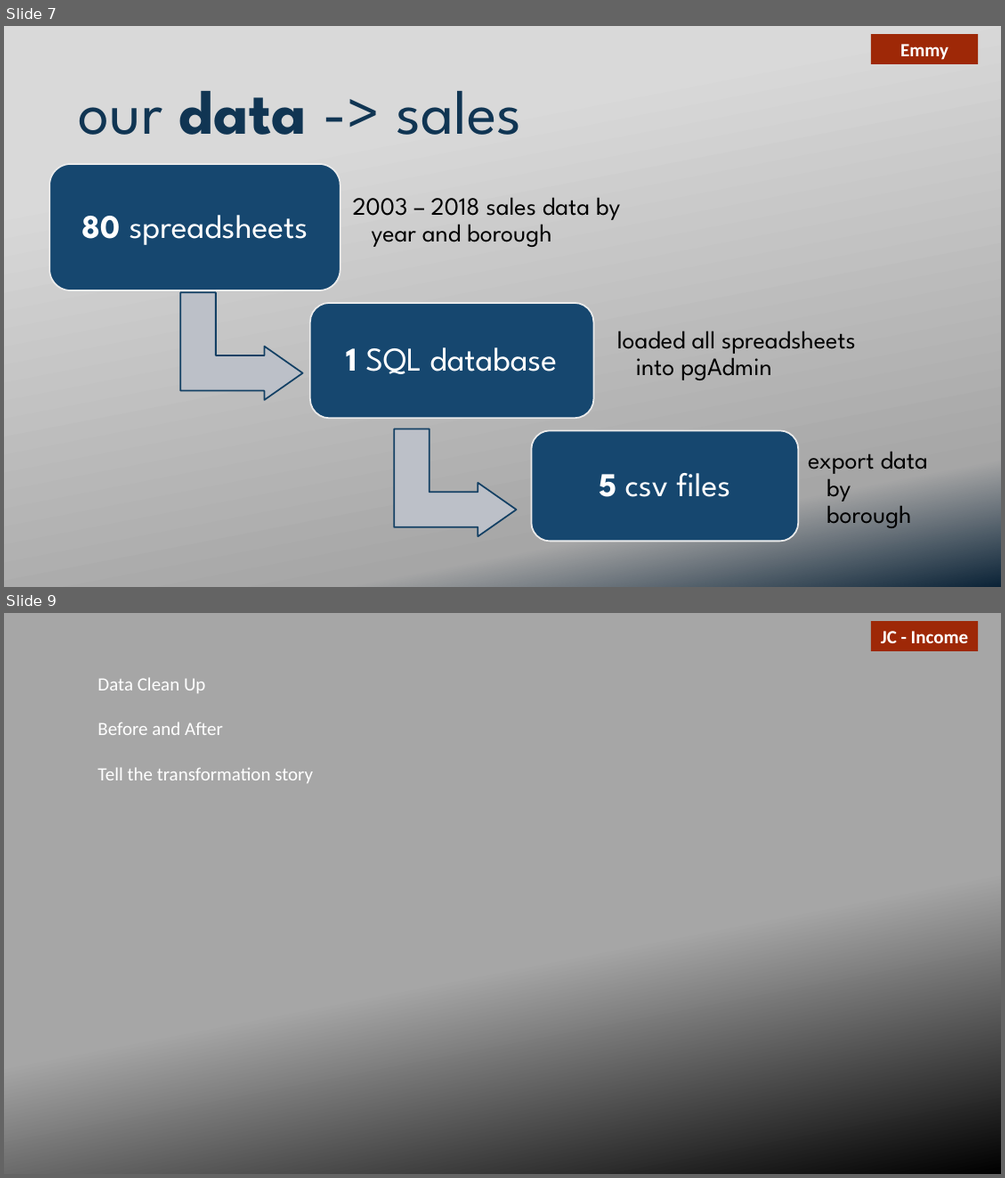
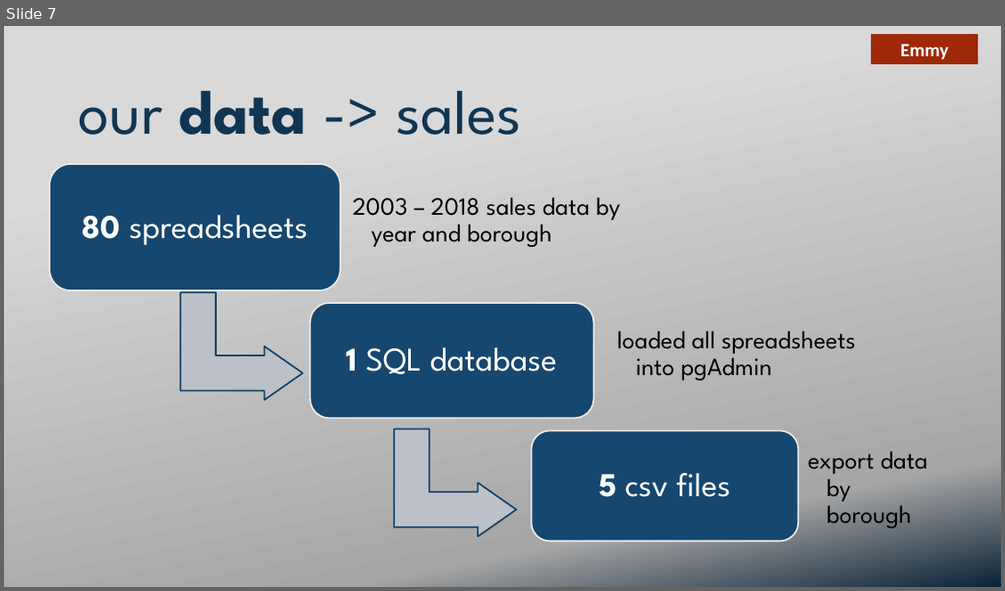
Before and after one commit to ekuo651/NYC-RE-Neighborhood-Trends, a slide deck: Presentation - Strawman.pptx. Shown one above the other, each under a label of ours: slides 7 and 9 before the commit, slide 7 after it; the slides between them are not shown. The pictures are 1005x1178 and 1005x591 pixels, drawn with LibreOffice and Linux fonts; fonts in the diff are those of the drawing; background and template pictures are left out. Boxes give left, top, right and bottom in pixels: in the first picture for what was removed or moved away, otherwise in the second. Text is boxed around its words. In the diff, an @@ line names an element or a change of style, - is before the commit and + after.

```diff
--- a/Presentation - Strawman.pptx
+++ b/Presentation - Strawman.pptx
@@ slide 9 removed at (4, 613, 1001, 1174), background picture (left out) @@
@@ rectangle removed at (871, 621, 978, 651) @@
-JC - Income
@@ text removed at (97, 677, 313, 783) @@
-Data Clean Up
-Before and After
-Tell the transformation story
```
Also in this commit, not shown: 3 slides added, 1 other slide removed, 22 other files.
